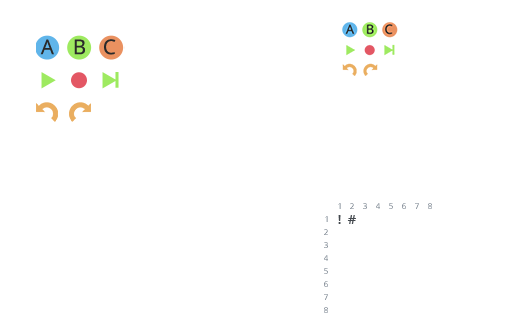
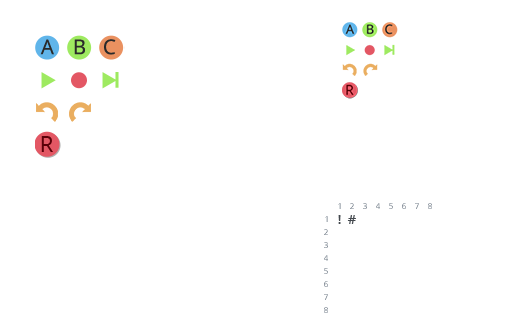
Comparing the layer stacks of the two w=520, h=320 images. Changes:
painted on "20px" over [342, 26, 359, 99]
painted on "32px" over [35, 43, 61, 158]
